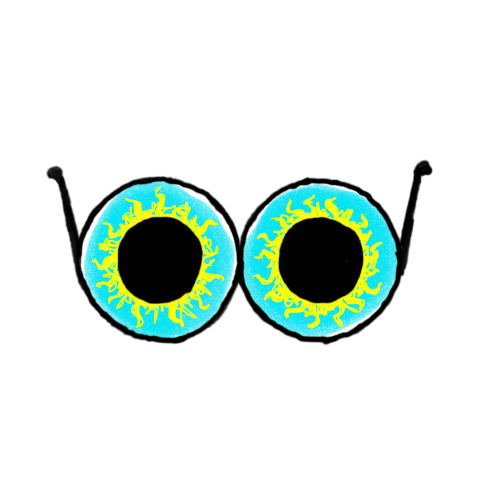
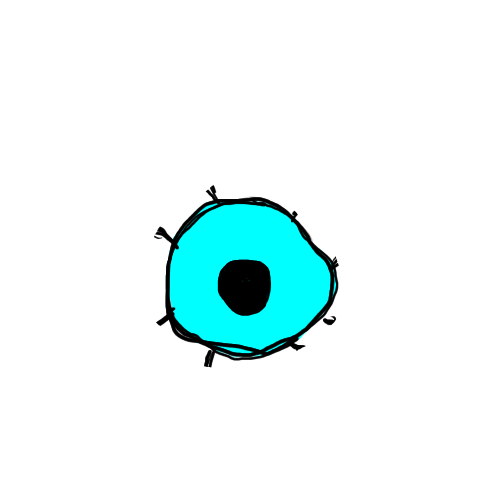
Before/after of a w=480, h=480 layered artwork. What changed in the layer stack:
removed layer "eye2-notselected" over (192, 159, 433, 368)
removed layer "eye1-notselected" over (64, 175, 320, 368)
hid "Paint Layer 4", moved it above "Copy of Paint Layer 8", painted on it over (46, 159, 433, 368)
removed layer "eye1-selected" over (64, 175, 320, 368)
removed layer "eye2-selected" over (192, 159, 433, 368)
added layer "Paint Layer 9 (pasted)" (2nd of 2) above "Visible" over (124, 162, 433, 368)
